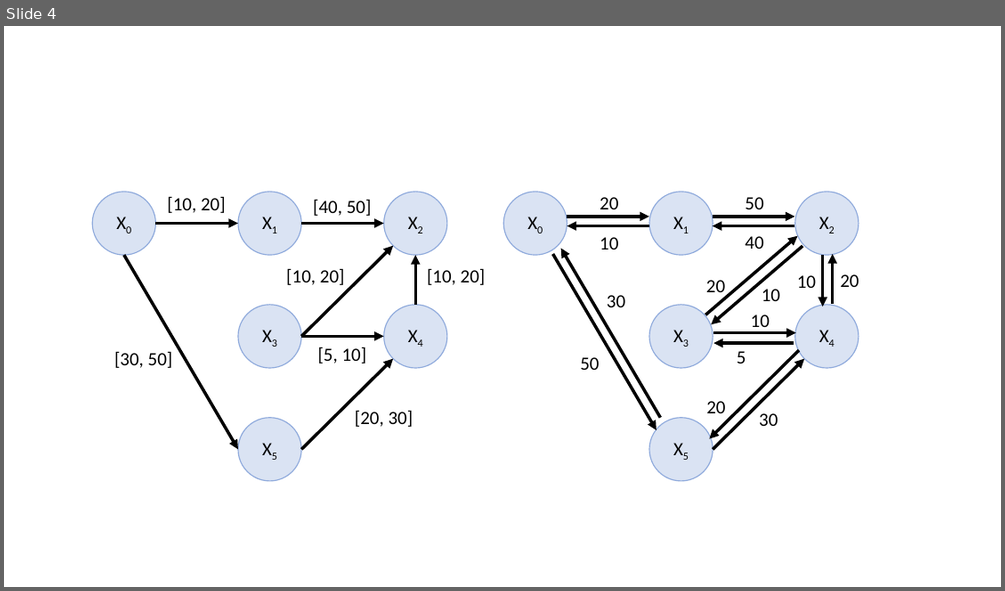
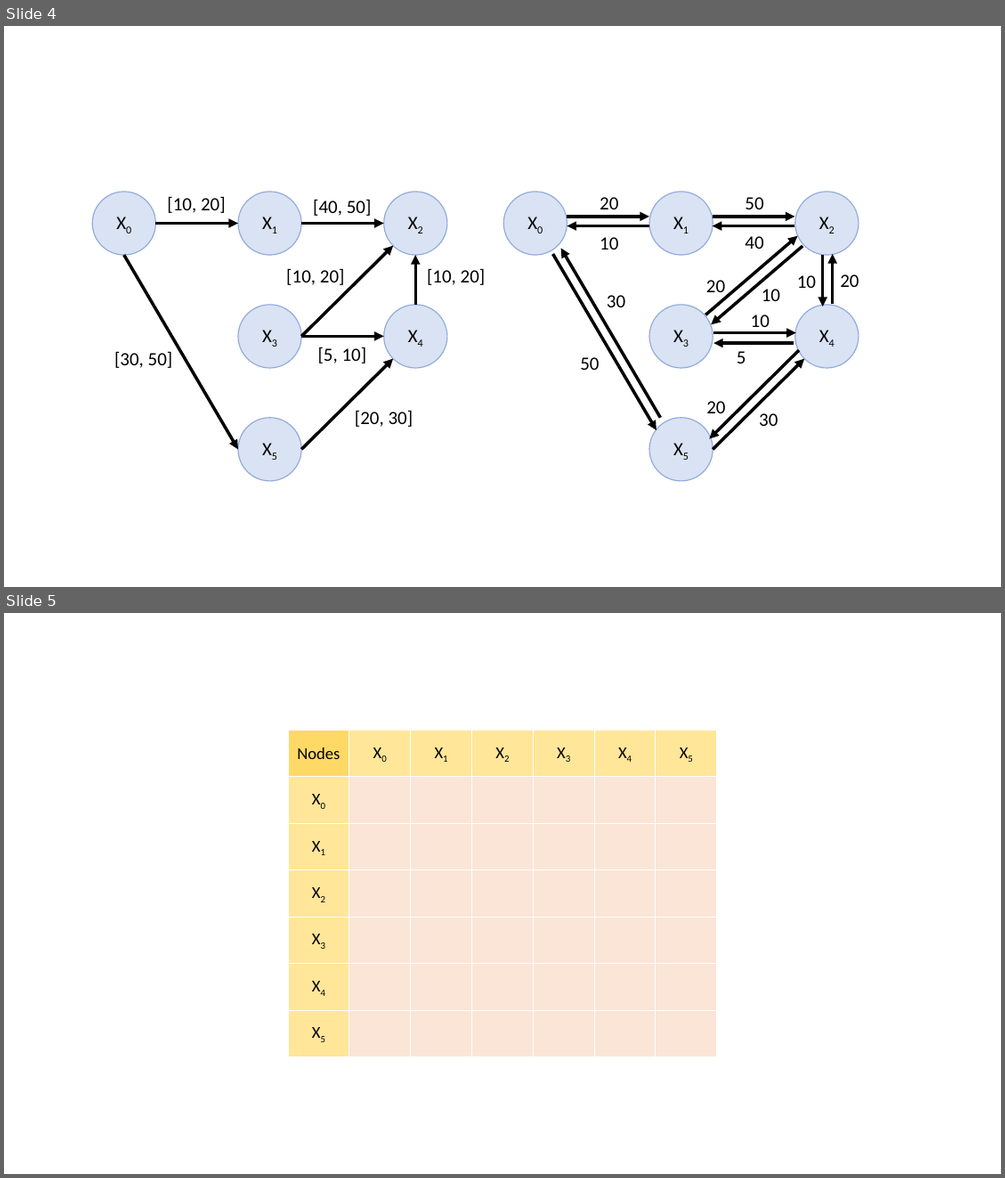
Before and after one commit to maggiewu19/6.877_Final_Project, a slide deck: images.pptx. Shown one above the other, each under a label of ours: slide 4 before the commit, slides 4 and 5 after it. The pictures are 1005x591 and 1005x1178 pixels, drawn with LibreOffice and Linux fonts; fonts in the diff are those of the drawing. Boxes give left, top, right and bottom in pixels: in the first picture for what was removed or moved away, otherwise in the second. Text is boxed around its words. In the diff, an @@ line names an element or a change of style, - is before the commit and + after.

```diff
--- a/images.pptx
+++ b/images.pptx
@@ slide 5 added at box(4, 613, 1001, 1174), background #FFFFFF @@
@@ table added at box(288, 730, 718, 1057), 7 rows, 7 columns @@
+Nodes | X0 | X1 | X2 | X3 | X4 | X5
+X0 |  |  |  |  |  | 
+X1 |  |  |  |  |  | 
+X2 |  |  |  |  |  | 
+X3 |  |  |  |  |  | 
+X4 |  |  |  |  |  | 
+X5 |  |  |  |  |  | 
```
Also in this commit, not shown: 2 other files.
